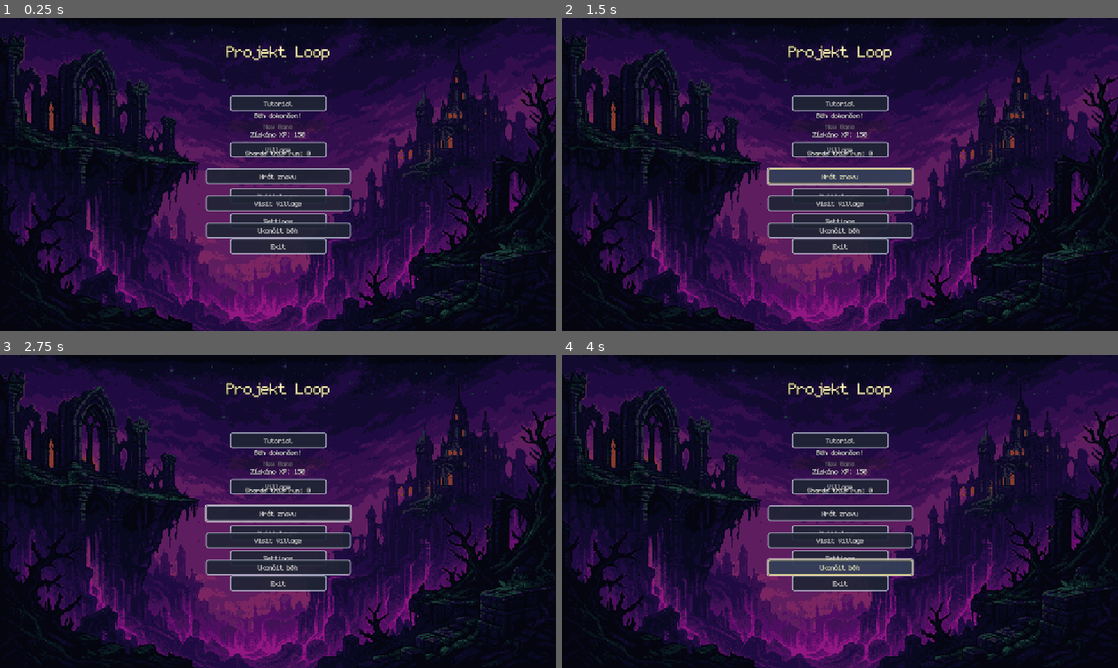
Above: before the commit, frames 1-4 (two rows, left to right).
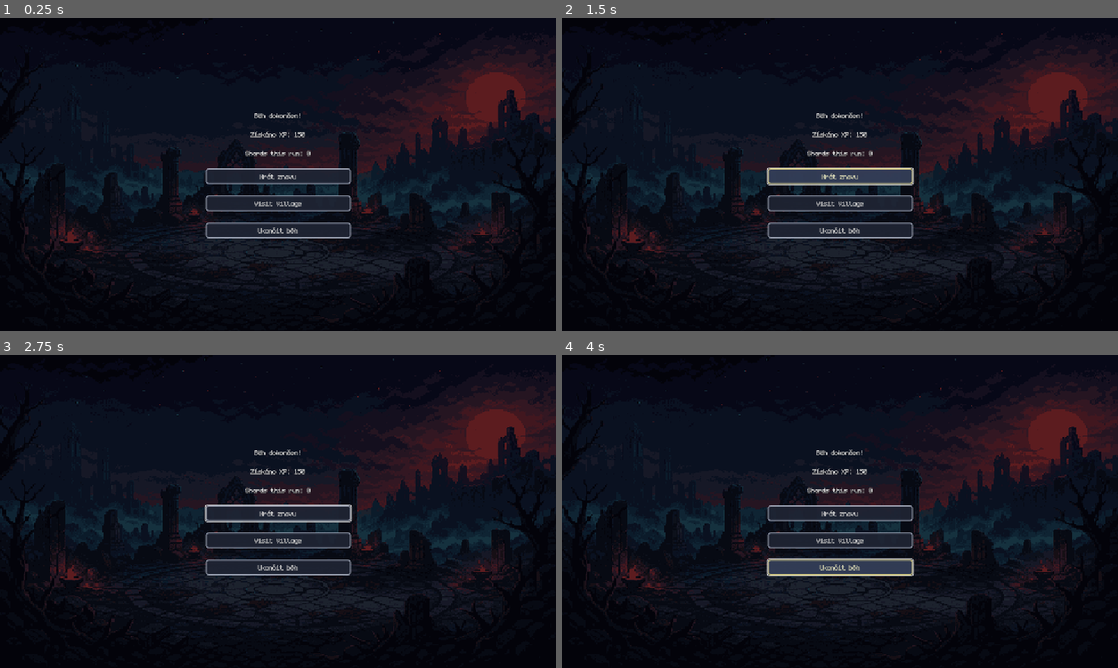
Above: after the commit, the same moments.

Repository: Nasshor01/Projekt-Loop
Game: Godot game, scene res://scenes/ui/EndOfRunScreen.tscn
The game is run twice, just before and just after one commit, with the same random seed, the same clock (stepped at 60 frames per second) and the same inputs. This scene is started directly instead of the project's main scene.
Inputs:
- Up to frame 1 (0.25 s): no input
- Up to frame 2 (1.5 s): click "Hrát znovu" at 0.5 s; click "Hrát znovu" at 1.25 s
- Up to frame 3 (2.75 s): click "Village" at 2 s
- Up to frame 4 (4 s): click "Visit Village" at 2.75 s; click "Ukončit běh" at 3.5 s

The runs differ from the first frame. In frame 1, 51% of the frame differs, in the area x 0-100%, y 0-100%; in frame 2, 51%; in frame 3, 51%; in frame 4, 51%.

Commit message:
feat: per-hero XP leveling and defeat arena background
Split meta progress by hero, add ruined-arena bg on end-of-run, and sync local editor/arena state.

Co-authored-by: Cursor <cursoragent@cursor.com>

Diff:
--- a/scenes/CharSelect/CharacterSelectScreen.gd
+++ b/scenes/CharSelect/CharacterSelectScreen.gd
@@ -27,15 +27,20 @@
 	continue_button.text = tr("ui.char_select.continue")
 	back_button.text = tr("ui.common.back")
 
-	var level_text = TranslationHelper.tr_format("ui.char_select.level", {"value": SaveManager.meta_progress.player_level})
 	if paladin_name and paladin_subclass:
 		paladin_name.text = paladin_subclass.get_localized_name()
 	if trapper_name and trapper_subclass:
 		trapper_name.text = trapper_subclass.get_localized_name()
-	if paladin_level:
-		paladin_level.text = level_text
-	if trapper_level:
-		trapper_level.text = level_text
+	if paladin_level and paladin_subclass:
+		paladin_level.text = TranslationHelper.tr_format(
+			"ui.char_select.level",
+			{"value": SaveManager.meta_progress.get_hero_level(paladin_subclass.subclass_id)}
+		)
+	if trapper_level and trapper_subclass:
+		trapper_level.text = TranslationHelper.tr_format(
+			"ui.char_select.level",
+			{"value": SaveManager.meta_progress.get_hero_level(trapper_subclass.subclass_id)}
+		)
 
 	paladin_panel.gui_input.connect(_on_paladin_gui_input)
 	trapper_panel.gui_input.connect(_on_trapper_gui_input)
--- a/scenes/CharSelect/RunPrepScreen.gd
+++ b/scenes/CharSelect/RunPrepScreen.gd
@@ -65,13 +65,17 @@
 		portrait.texture = PALADIN_PORTRAIT
 
 func update_display():
-	var meta = SaveManager.meta_progress
-	var xp_needed = SaveManager.get_xp_for_next_level()
+	var hero_id := ""
+	if GameManager.selected_subclass_data:
+		hero_id = GameManager.selected_subclass_data.subclass_id
+	var level := SaveManager.meta_progress.get_hero_level(hero_id)
+	var xp := SaveManager.meta_progress.get_hero_xp(hero_id)
+	var xp_needed := SaveManager.get_xp_for_next_level(hero_id)
 
-	level_label.text = TranslationHelper.tr_format("ui.run_prep.level", {"value": meta.player_level})
+	level_label.text = TranslationHelper.tr_format("ui.run_prep.level", {"value": level})
 	if is_instance_valid(points_label):
 		points_label.text = ""
-	xp_label.text = TranslationHelper.tr_format("ui.run_prep.xp", {"current": meta.total_xp, "max": xp_needed})
+	xp_label.text = TranslationHelper.tr_format("ui.run_prep.xp", {"current": xp, "max": xp_needed})
 
 	xp_bar.max_value = xp_needed
-	xp_bar.value = meta.total_xp
+	xp_bar.value = xp
--- a/scenes/ui/DevConsole.gd
+++ b/scenes/ui/DevConsole.gd
@@ -245,13 +245,14 @@
 		return
 
 	var old_skill_points = meta.skill_points
-	var level = meta.player_level
+	var hero_id: String = SaveManager.resolve_hero_id()
+	var level: int = meta.get_hero_level(hero_id)
 
 	# Zavoláme funkci pro přepočet skill points
 	save_manager.recalculate_skill_points()
 
 	log_success("🔄 Skill points resetovány!")
-	log_message("  Level: %d" % level)
+	log_message("  Hero: %s Level: %d" % [hero_id, level])
 	log_message("  Staré skill points: %d" % old_skill_points)
 	log_message("  Nové skill points: %d" % meta.skill_points)
 	log_message("  Alokované skilly byly resetovány")
--- a/scenes/ui/EndOfRunScreen.tscn
+++ b/scenes/ui/EndOfRunScreen.tscn
@@ -1,6 +1,7 @@
-[gd_scene load_steps=2 format=3 uid="uid://yafncu70uhi5"]
+[gd_scene load_steps=3 format=3 uid="uid://yafncu70uhi5"]
 
 [ext_resource type="Script" uid="uid://dtyr07cc1ejfi" path="res://scenes/ui/EndOfRunScreen.gd" id="1_v4ndj"]
+[ext_resource type="Texture2D" uid="uid://bdsf53uo4dyq5" path="res://art/sprites/backgrounds/bg_battle_ruined_arena-Sheet-export.png" id="2_bg"]
 
 [node name="EndOfRunScreen" type="Control"]
 layout_mode = 3
@@ -10,6 +11,28 @@
 grow_horizontal = 2
 grow_vertical = 2
 script = ExtResource("1_v4ndj")
+
+[node name="Background" type="TextureRect" parent="."]
+layout_mode = 1
+anchors_preset = 15
+anchor_right = 1.0
+anchor_bottom = 1.0
+grow_horizontal = 2
+grow_vertical = 2
+mouse_filter = 2
+texture = ExtResource("2_bg")
+expand_mode = 1
+stretch_mode = 6
+
+[node name="DimOverlay" type="ColorRect" parent="."]
+layout_mode = 1
+anchors_preset = 15
+anchor_right = 1.0
+anchor_bottom = 1.0
+grow_horizontal = 2
+grow_vertical = 2
+mouse_filter = 2
+color = Color(0.02, 0.02, 0.04, 0.55)
 
 [node name="VBoxContainer" type="VBoxContainer" parent="."]
 custom_minimum_size = Vector2(300, 200)
--- a/scripts/autoload/DebugLogger.gd
+++ b/scripts/autoload/DebugLogger.gd
@@ -465,7 +465,22 @@
 		return
 
 	log_info("=== META PROGRESS ===", "META")
-	log_info("Total XP: %d" % SaveManager.meta_progress.total_xp, "META")
+	var hero_progress: Dictionary = SaveManager.meta_progress.hero_progress
+	if hero_progress.is_empty():
+		log_info("Legacy Total XP: %d / Level: %d" % [
+			SaveManager.meta_progress.total_xp,
+			SaveManager.meta_progress.player_level
+		], "META")
+	else:
+		for hero_id in hero_progress.keys():
+			log_info(
+				"Hero %s — Level %d, XP %d" % [
+					hero_id,
+					SaveManager.meta_progress.get_hero_level(hero_id),
+					SaveManager.meta_progress.get_hero_xp(hero_id)
+				],
+				"META"
+			)
 	var allocated_skills = SaveManager.meta_progress.allocated_skills
 	log_info("Unlocked skills: %d" % allocated_skills.size(), "META")
 
@@ -799,8 +814,17 @@
 
 	lines.append("=== META PROGRESS ===")
 	if SaveManager:
-		lines.append("Total XP: %d" % SaveManager.meta_progress.total_xp)
-		lines.append("Player level: %d" % SaveManager.meta_progress.player_level)
+		var hero_progress: Dictionary = SaveManager.meta_progress.hero_progress
+		if hero_progress.is_empty():
+			lines.append("Total XP: %d" % SaveManager.meta_progress.total_xp)
+			lines.append("Player level: %d" % SaveManager.meta_progress.player_level)
+		else:
+			for hero_id in hero_progress.keys():
+				lines.append("Hero %s — Level %d, XP %d" % [
+					hero_id,
+					SaveManager.meta_progress.get_hero_level(hero_id),
+					SaveManager.meta_progress.get_hero_xp(hero_id)
+				])
 		lines.append("Skill points: %d" % SaveManager.meta_progress.skill_points)
 	else:
 		lines.append("Meta progress not available")
--- a/scripts/autoload/SaveManager.gd
+++ b/scripts/autoload/SaveManager.gd
@@ -81,25 +81,51 @@
 # Meta Progress
 #==============================================================================
 
-func get_xp_for_next_level() -> int:
+func resolve_hero_id(hero_id: String = "") -> String:
+	if not hero_id.is_empty():
+		return hero_id
+	if has_node("/root/PlayerData") and is_instance_valid(PlayerData.selected_subclass):
+		var sid: String = str(PlayerData.selected_subclass.subclass_id)
+		if not sid.is_empty():
+			return sid
+	if has_node("/root/GameManager") and is_instance_valid(GameManager.selected_subclass_data):
+		var sid2: String = str(GameManager.selected_subclass_data.subclass_id)
+		if not sid2.is_empty():
+			return sid2
+	return "paladin"
+
+func get_xp_for_next_level(hero_id: String = "") -> int:
 	# Plynulejší progrese: L1->L2 = 80 XP, L5->L6 = 200 XP, L10->L11 = 350 XP
-	return 50 + meta_progress.player_level * 30
-
-func _check_for_level_up():
-	var xp_needed = get_xp_for_next_level()
-	while meta_progress.total_xp >= xp_needed:
-		meta_progress.total_xp -= xp_needed
-		meta_progress.player_level += 1
+	hero_id = resolve_hero_id(hero_id)
+	return 50 + meta_progress.get_hero_level(hero_id) * 30
+
+func _check_for_level_up(hero_id: String = ""):
+	hero_id = resolve_hero_id(hero_id)
+	var level := meta_progress.get_hero_level(hero_id)
+	var xp := meta_progress.get_hero_xp(hero_id)
+	var xp_needed := 50 + level * 30
+	while xp >= xp_needed:
+		xp -= xp_needed
+		level += 1
 		# Skill tree vypnutý — body se neudělují
-		print("GRATULACE! Hráč postoupil na level %d." % meta_progress.player_level)
-		xp_needed = get_xp_for_next_level()
+		print("GRATULACE! %s postoupil na level %d." % [hero_id, level])
+		xp_needed = 50 + level * 30
+	meta_progress.set_hero_progress(hero_id, level, xp)
+	# Legacy mirror (current hero) for old debug/UI readers
+	meta_progress.player_level = level
+	meta_progress.total_xp = xp
 
 func save_meta_progress():
 	var error = ResourceSaver.save(meta_progress, META_SAVE_PATH)
 	if error != OK:
 		DebugLogger.log_error("Failed to save meta progress! Error: %d" % error, "SAVE")
 	else:
-		DebugLogger.log_save_load("save_meta_progress", true, "Level: %d, XP: %d" % [meta_progress.player_level, meta_progress.total_xp])
+		var hero_id := resolve_hero_id()
+		DebugLogger.log_save_load(
+			"save_meta_progress",
+			true,
+			"Hero %s Level: %d, XP: %d" % [hero_id, meta_progress.get_hero_level(hero_id), meta_progress.get_hero_xp(hero_id)]
+		)
 	emit_signal("meta_progress_changed")
 
 func load_meta_progress():
@@ -108,16 +134,25 @@
 	else:
 		meta_progress = MetaProgress.new()
 		print("Žádná uložená data nenalezena, vytvářím nová.")
+	var dirty := false
 	if meta_progress and meta_progress.clear_skill_tree_progress():
 		print("SaveManager: vyčištěn legacy skill tree progress.")
+		dirty = true
+	if meta_progress and meta_progress.migrate_legacy_hero_progress():
+		print("SaveManager: migrován shared level na per-hero progress.")
+		dirty = true
+	if dirty:
 		save_meta_progress()
 	emit_signal("meta_progress_changed")
 
-func add_xp(amount: int):
-	if amount <= 0: return
-
-	meta_progress.total_xp += amount
-	_check_for_level_up()
+func add_xp(amount: int, hero_id: String = ""):
+	if amount <= 0:
+		return
+	hero_id = resolve_hero_id(hero_id)
+	var level := meta_progress.get_hero_level(hero_id)
+	var xp := meta_progress.get_hero_xp(hero_id) + amount
+	meta_progress.set_hero_progress(hero_id, level, xp)
+	_check_for_level_up(hero_id)
 	save_meta_progress()
 
 func add_shards(amount: int) -> void:
--- a/scripts/data/MetaProgress.gd
+++ b/scripts/data/MetaProgress.gd
@@ -2,8 +2,13 @@
 class_name MetaProgress
 extends Resource
 
+## Legacy shared XP/level — kept for save migration; prefer hero_progress.
 @export var total_xp: int = 0
 @export var player_level: int = 1
+
+## Per-hero meta XP. Keys = subclass_id ("paladin", "trapper", ...).
+## Value = { "level": int, "xp": int }
+@export var hero_progress: Dictionary = {}
 
 # Legacy — pasivní skill tree je vypnutý; pole se při loadu čistí.
 @export var skill_points: int = 0
@@ -16,12 +21,46 @@
 ## building_id -> level (int)
 @export var building_levels: Dictionary = {}
 
+const DEFAULT_HERO_IDS: PackedStringArray = ["paladin", "trapper"]
+
 func clear_skill_tree_progress() -> bool:
 	var had_data := skill_points != 0 or not allocated_skills.is_empty()
 	skill_points = 0
 	allocated_skills.clear()
 	return had_data
 
+## One-time: copy old shared level into each known hero so nothing is lost.
+func migrate_legacy_hero_progress() -> bool:
+	if not hero_progress.is_empty():
+		return false
+	if player_level <= 1 and total_xp <= 0:
+		return false
+	for hero_id in DEFAULT_HERO_IDS:
+		hero_progress[hero_id] = {"level": player_level, "xp": total_xp}
+	return true
+
+func get_hero_entry(hero_id: String) -> Dictionary:
+	if hero_id.is_empty():
+		hero_id = "unknown"
+	if not hero_progress.has(hero_id) or typeof(hero_progress[hero_id]) != TYPE_DICTIONARY:
+		hero_progress[hero_id] = {"level": 1, "xp": 0}
+	var entry: Dictionary = hero_progress[hero_id]
+	if not entry.has("level"):
+		entry["level"] = 1
+	if not entry.has("xp"):
+		entry["xp"] = 0
+	hero_progress[hero_id] = entry
+	return entry
+
+func get_hero_level(hero_id: String) -> int:
+	return int(get_hero_entry(hero_id).get("level", 1))
+
+func get_hero_xp(hero_id: String) -> int:
+	return int(get_hero_entry(hero_id).get("xp", 0))
+
+func set_hero_progress(hero_id: String, level: int, xp: int) -> void:
+	hero_progress[hero_id] = {"level": max(1, level), "xp": max(0, xp)}
+
 func get_building_level(building_id: String) -> int:
 	return int(building_levels.get(building_id, 0))
 
